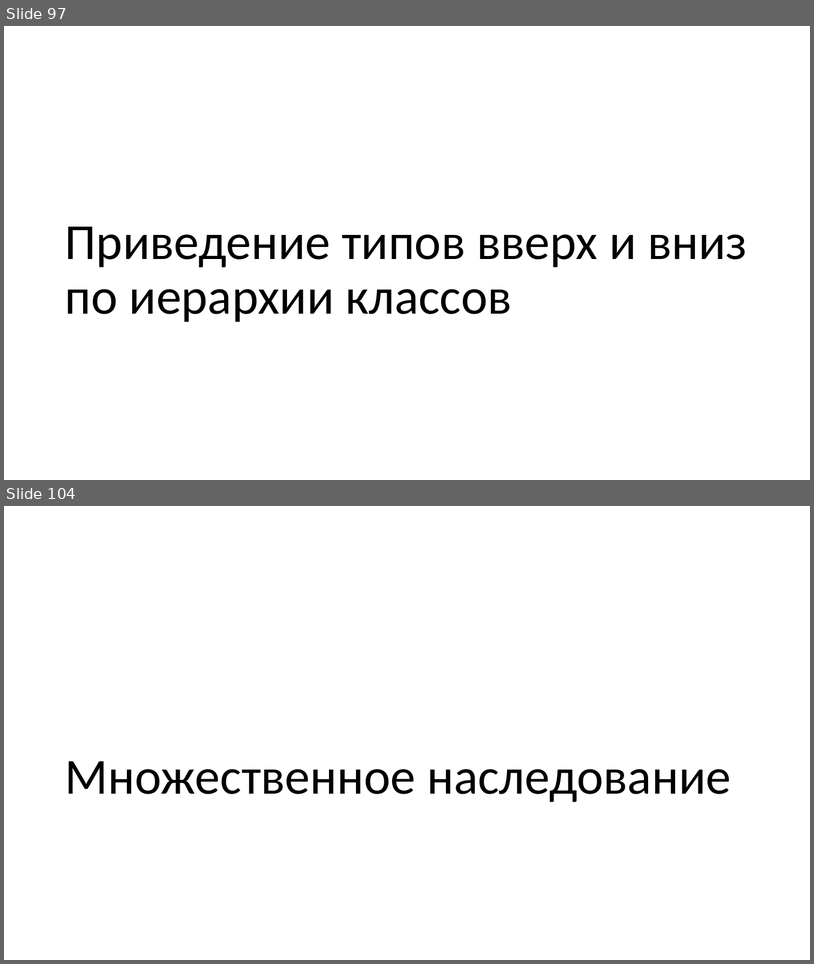
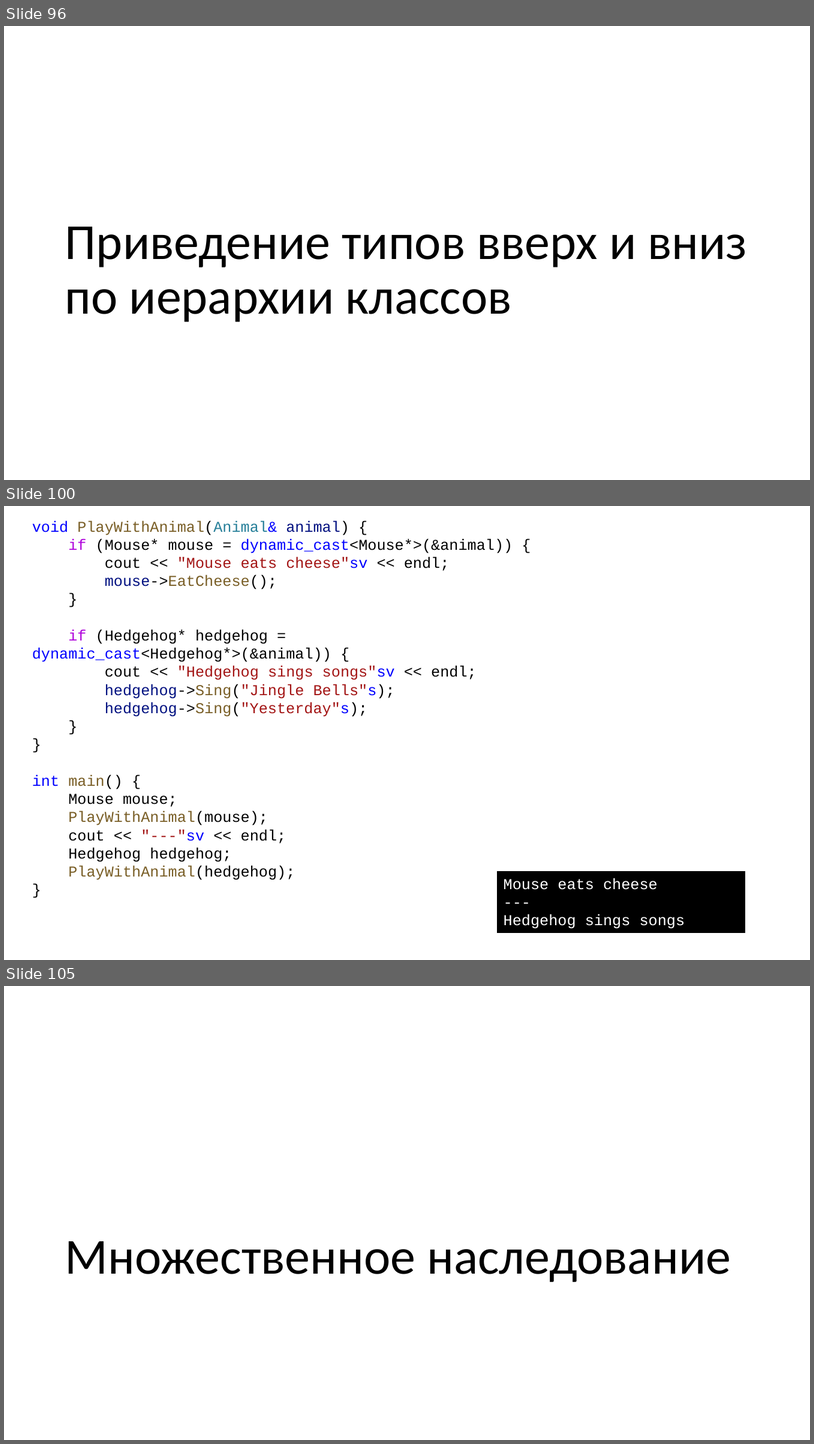
Before and after one commit to alexey-malov/oop, a slide deck: lectures/03/Наследование и полиморфизм.pptx. Shown one above the other, each under a label of ours: slides 97 and 104 before the commit, slides 96, 100 and 105 after it; the slides between them are not shown. The pictures are 814x964 and 814x1444 pixels, drawn with LibreOffice and Linux fonts; fonts in the diff are those of the drawing. Boxes give left, top, right and bottom in pixels: in the first picture for what was removed or moved away, otherwise in the second. Text is boxed around its words. In the diff, an @@ line names an element or a change of style, - is before the commit and + after.

```diff
--- a/lectures/03/Наследование и полиморфизм.pptx
+++ b/lectures/03/Наследование и полиморфизм.pptx
@@ slide 100 added at bbox=[4, 506, 810, 960], background #FFFFFF @@
@@ text added at bbox=[32, 520, 513, 880], 18 pt, text #000000 @@
+void PlayWithAnimal(Animal& animal) {
+if (Mouse* mouse = dynamic_cast<Mouse*>(&animal)) {
+cout << "Mouse eats cheese"sv << endl;
+mouse->EatCheese();
+}
+if (Hedgehog* hedgehog = dynamic_cast<Hedgehog*>(&animal)) {
+cout << "Hedgehog sings songs"sv << endl;
+hedgehog->Sing("Jingle Bells"s);
+hedgehog->Sing("Yesterday"s);
+}
+}
+int main() {
+Mouse mouse;
+PlayWithAnimal(mouse);
+cout << "---"sv << endl;
+Hedgehog hedgehog;
+PlayWithAnimal(hedgehog);
+}
@@ rectangle added at bbox=[498, 871, 745, 932], fill #000000, outline #000000 1 pt, 18 pt, text #FFFFFF @@
+Mouse eats cheese
+---
+Hedgehog sings songs
@@ what was slide 97 is now slide 96 @@
@@ what was slide 104 is now slide 105 @@
```
Also in this commit, not shown: 9 slides changed, 8 other slides added, 8 slides removed, 11 other files.
